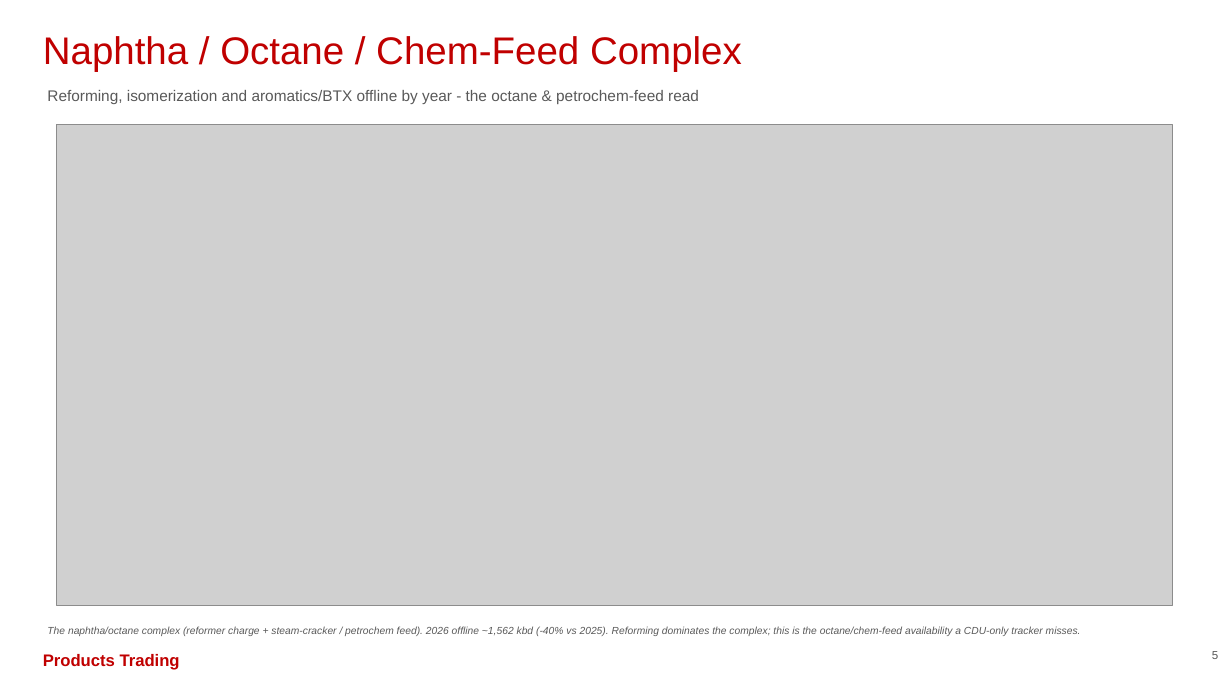
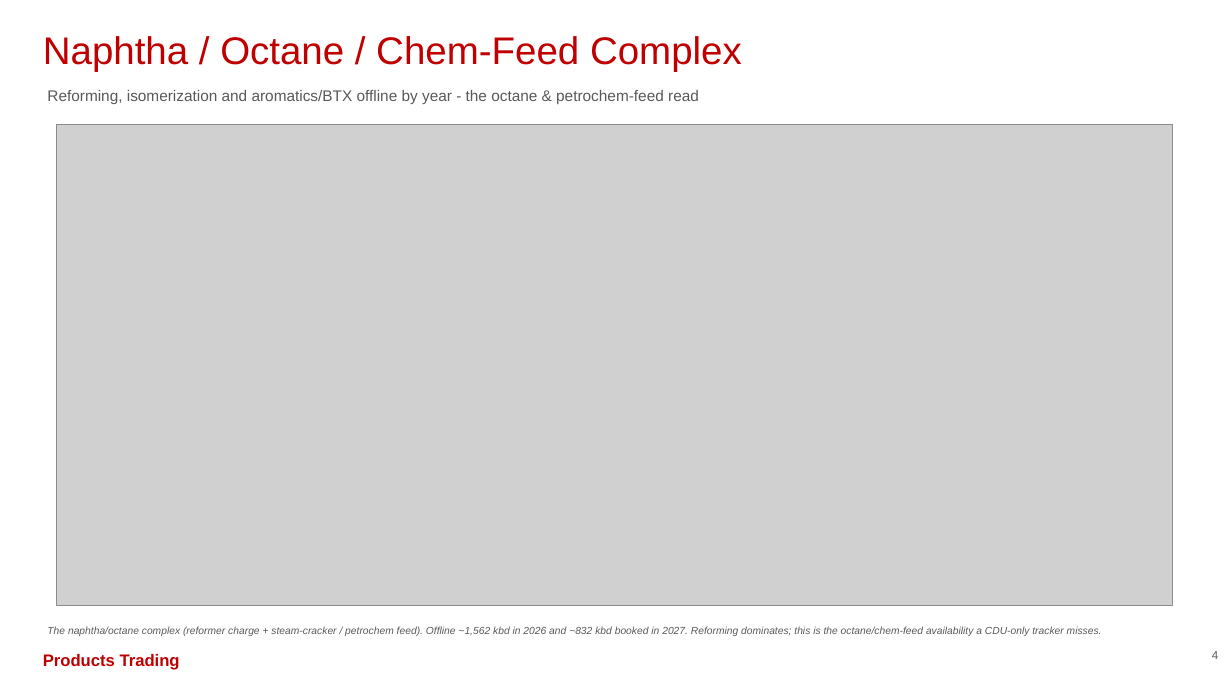
Before and after one commit to HoldenCole/Outages-script, a slide deck: slide 5 of output/outage_deck_naphtha.pptx (slide 6 before the commit). Drawn at 1232x693 pixels with LibreOffice and Linux fonts; fonts in the diff are those of the drawing; grey boxes stand for pictures. Boxes give left, top, right and bottom in pixels: in the first picture for what was removed or moved away, otherwise in the second. Text is boxed around its words. In the diff, an @@ line names an element or a change of style, - is before the commit and + after.

```diff
--- a/output/outage_deck_naphtha.pptx
+++ b/output/outage_deck_naphtha.pptx
@@ text at <box>47,626,1102,636</box>: text changed @@
-The naphtha/octane complex (reformer charge + steam-cracker / petrochem feed). 2026 offline ~1,562 kbd (-40% vs 2025). Reforming dominates the complex; this is the octane/chem-feed availability a CDU-only tracker misses.
+The naphtha/octane complex (reformer charge + steam-cracker / petrochem feed). Offline ~1,562 kbd in 2026 and ~832 kbd booked in 2027. Reforming dominates; this is the octane/chem-feed availability a CDU-only tracker misses.
@@ text at <box>1212,651,1218,659</box>: text changed @@
-5
+4
```
Also in this commit, not shown: 7 other slides changed, 5 other files.
